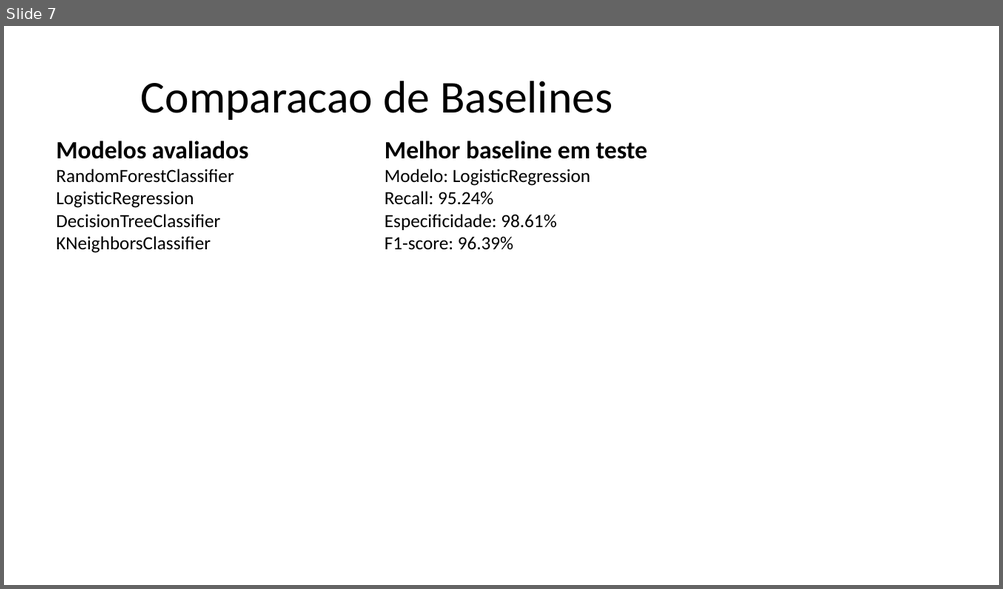
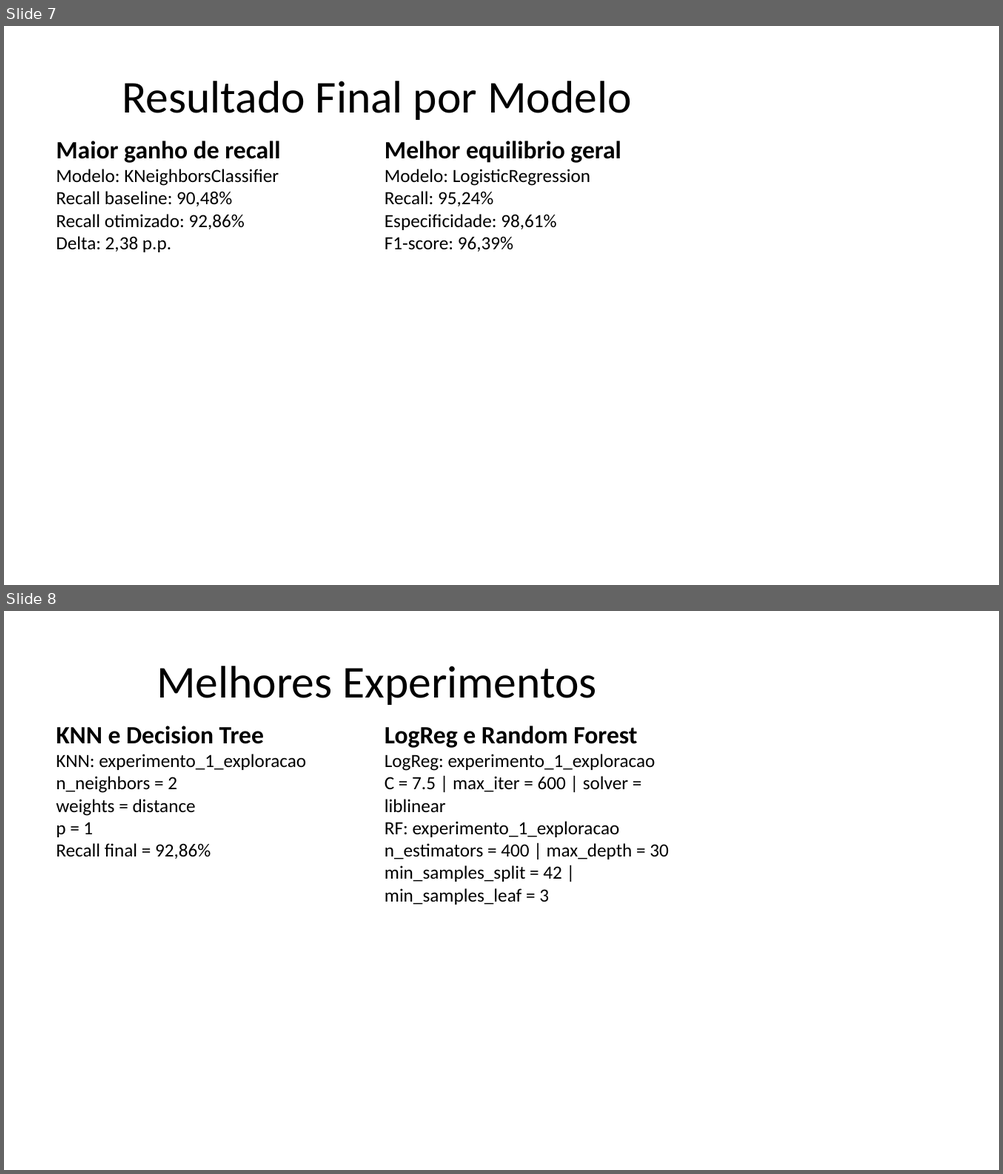
Before and after one commit to DanielNeto1092/tech-challenge-fase2, a slide deck: docs/Apresentacao_Algoritmo_Genetico_Cancer_de_Mama.pptx. Shown one above the other, each under a label of ours: slide 7 before the commit, slides 7 and 8 after it. The pictures are 1003x589 and 1003x1174 pixels, drawn with LibreOffice and Linux fonts; fonts in the diff are those of the drawing. Boxes give left, top, right and bottom in pixels: in the first picture for what was removed or moved away, otherwise in the second. Text is boxed around its words. In the diff, an @@ line names an element or a change of style, - is before the commit and + after.

Commit message:
Melhoria dos hiperparametros

```diff
--- a/docs/Apresentacao_Algoritmo_Genetico_Cancer_de_Mama.pptx
+++ b/docs/Apresentacao_Algoritmo_Genetico_Cancer_de_Mama.pptx
@@ slide 8 added at box(4, 611, 999, 1170), background #FFFFFF @@
@@ title added at box(156, 666, 597, 705), 44 pt, text #000000 @@
+Melhores Experimentos
@@ text added at box(56, 726, 306, 859), 18 pt, text #000000 @@
+KNN e Decision Tree
+KNN: experimento_1_exploracao
+n_neighbors = 2
+weights = distance
+p = 1
+Recall final = 92,86%
@@ text added at box(384, 726, 669, 905), 18 pt, text #000000 @@
+LogReg e Random Forest
+LogReg: experimento_1_exploracao
+C = 7.5 | max_iter = 600 | solver = liblinear
+RF: experimento_1_exploracao
+n_estimators = 400 | max_depth = 30
+min_samples_split = 42 | min_samples_leaf = 3
@@ slide 7 changed as well @@
@@ title at box(122, 81, 632, 120): text changed @@
-Comparacao de Baselines
+Resultado Final por Modelo
@@ text at box(56, 141, 280, 252): text changed @@
-Modelos avaliados
-RandomForestClassifier
-LogisticRegression
-DecisionTreeClassifier
-KNeighborsClassifier
+Maior ganho de recall
+Modelo: KNeighborsClassifier
+Recall baseline: 90,48%
+Recall otimizado: 92,86%
+Delta: 2,38 p.p.
@@ text at box(384, 141, 620, 163): text changed @@
-Melhor baseline em teste
+Melhor equilibrio geral
@@ text at box(384, 191, 556, 252): text changed @@
-Recall: 95.24%
-Especificidade: 98.61%
-F1-score: 96.39%
+Recall: 95,24%
+Especificidade: 98,61%
+F1-score: 96,39%
```
Also in this commit, not shown: 5 other slides changed, 9 other slides added, 15 slides removed, 28 other files.
